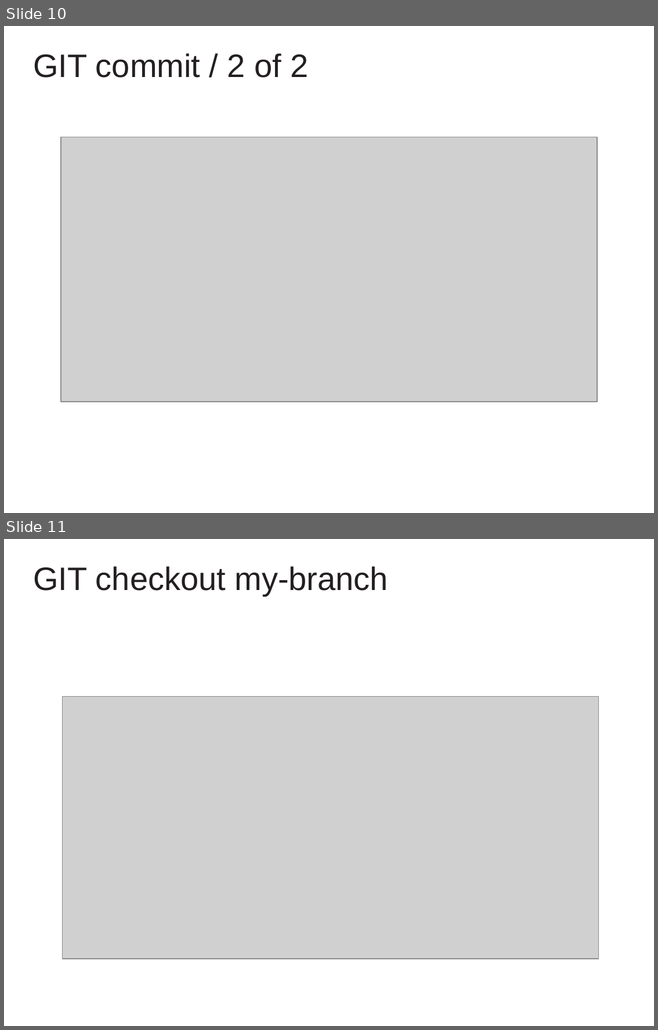
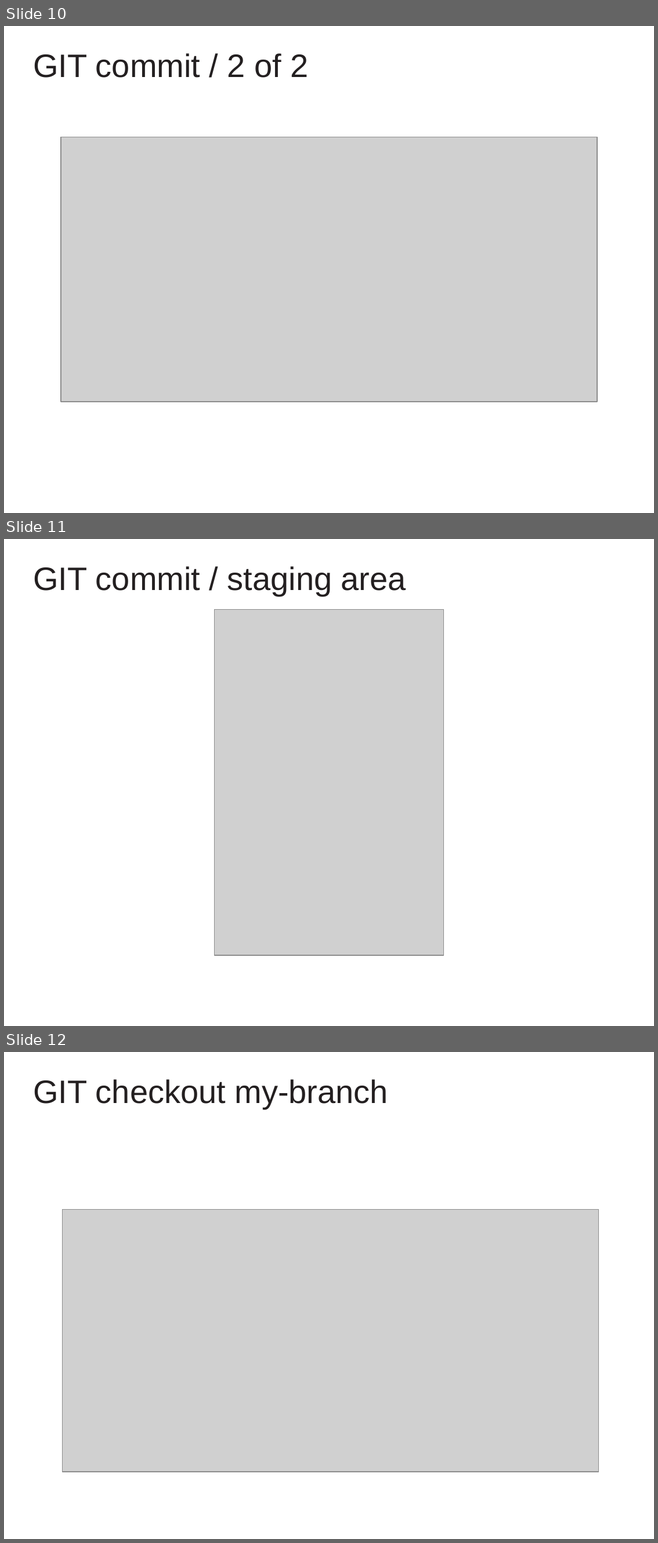
Before and after one commit to cvmocanu/git-presentation, a slide deck: GIT Presentation.pptx. Shown one above the other, each under a label of ours: slides 10 and 11 before the commit, slides 10, 11 and 12 after it. The pictures are 658x1030 and 658x1543 pixels, drawn with LibreOffice and Linux fonts; fonts in the diff are those of the drawing; grey boxes stand for pictures; background and template pictures are left out. Boxes give left, top, right and bottom in pixels: in the first picture for what was removed or moved away, otherwise in the second. Text is boxed around its words. In the diff, an @@ line names an element or a change of style, - is before the commit and + after.

Commit message:
add slide about staging area

```diff
--- a/GIT Presentation.pptx
+++ b/GIT Presentation.pptx
@@ slide 11 added at [4,539,654,1026], background #FFFFFF @@
@@ text added at [33,566,406,595], 36 pt, text #231F20 @@
+GIT commit / staging area
@@ picture added at [215,610,443,955] @@
@@ what was slide 11 is now slide 12 @@
```
Also in this commit, not shown: 2 other files.
